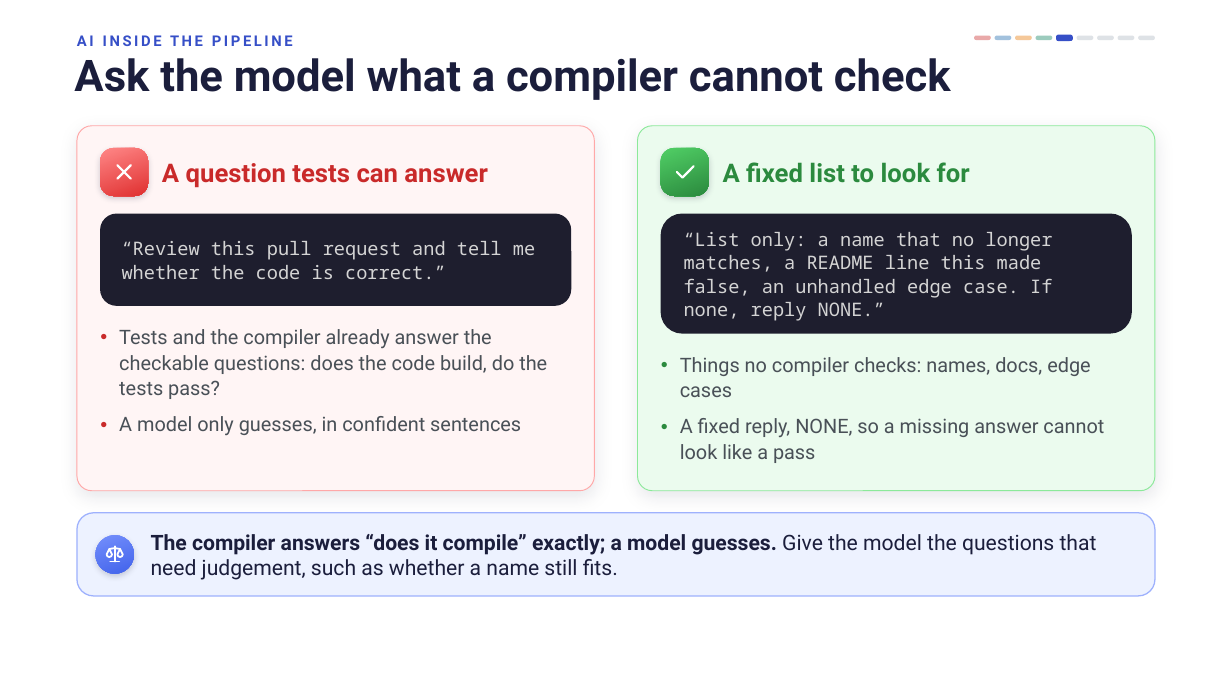
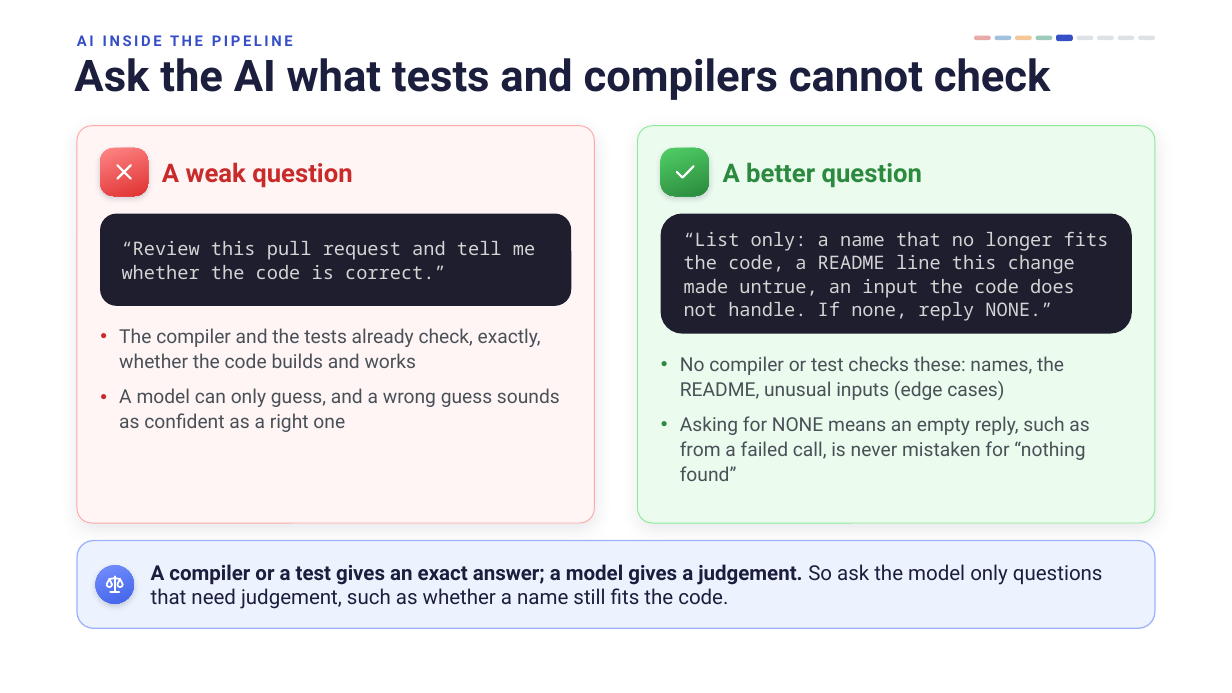
Before and after one commit to adamdurand49/Lab3, a slide deck: slide 16 of lectures-and-labs/week10/cicd-lecture.pptx (slide 15 before the commit). Drawn at 1232x693 pixels with LibreOffice and Linux fonts; fonts in the diff are those of the drawing; background and template pictures are left out. Boxes give left, top, right and bottom in pixels: in the first picture for what was removed or moved away, otherwise in the second. Text is boxed around its words. In the diff, an @@ line names an element or a change of style, - is before the commit and + after.

```diff
--- a/lectures-and-labs/week10/cicd-lecture.pptx
+++ b/lectures-and-labs/week10/cicd-lecture.pptx
@@ title at (74,58,1051,100): text changed @@
-Ask the model what a compiler cannot check
+Ask the AI what tests and compilers cannot check
@@ rounded rectangle: place and size @@
-rounded rectangle at (77,126,594,491)
+rounded rectangle at (77,126,594,523)
@@ rounded rectangle: place and size @@
-rounded rectangle at (638,126,1155,491)
+rounded rectangle at (638,126,1155,523)
@@ text at (162,162,352,188): text changed @@
-A question tests can answer
+A weak question
@@ text at (723,162,922,188): text changed @@
-A fixed list to look for
+A better question
@@ text in rounded rectangle at (684,231,1109,321): text changed @@
-“List only: a name that no longer matches, a README line this made false, an unhandled edge case. If none, reply NONE.”
+“List only: a name that no longer fits the code, a README line this change made untrue, an input the code does not handle. If none, reply NONE.”
@@ text at (119,328,560,432): text changed; size 15.5 to 15 pt @@
-● Tests and the compiler already answer the checkable questions: does the code build, do the tests pass?
-● A model only guesses, in confident sentences
+● The compiler and the tests already check, exactly, whether the code builds and works
+● A model can only guess, and a wrong guess sounds as confident as a right one
@@ text at (680,356,1089,481): text changed; size 15.5 to 15 pt @@
-● Things no compiler checks: names, docs, edge cases
-● A fixed reply, NONE, so a missing answer cannot look like a pass
+● No compiler or test checks these: names, the README, unusual inputs (edge cases)
+● Asking for NONE means an empty reply, such as from a failed call, is never mistaken for “nothing found”
@@ proportions changed in 3 elements at (77,126,594,523), (638,126,1155,523), (77,541,1155,628) @@
@@ rounded rectangle: place and size @@
-rounded rectangle at (77,513,1155,596)
+rounded rectangle at (77,541,1155,628)
@@ ellipse: place and size @@
-ellipse at (95,535,134,574)
+ellipse at (95,566,134,604)
@@ text at (151,564,1103,609): text changed; size 16.5 to 16 pt @@
-The compiler answers “does it compile” exactly; a model guesses. Give the model the questions that need judgement, such as whether a name still fits.
+A compiler or a test gives an exact answer; a model gives a judgement. So ask the model only questions that need judgement, such as whether a name still fits the code.
@@ freeform shape: place and size @@
-freeform shape at (104,543,125,565)
+freeform shape at (104,574,125,595)
```
Also in this commit, not shown: 8 other slides changed, 7 slides added, 3 slides removed, 6 other files.
